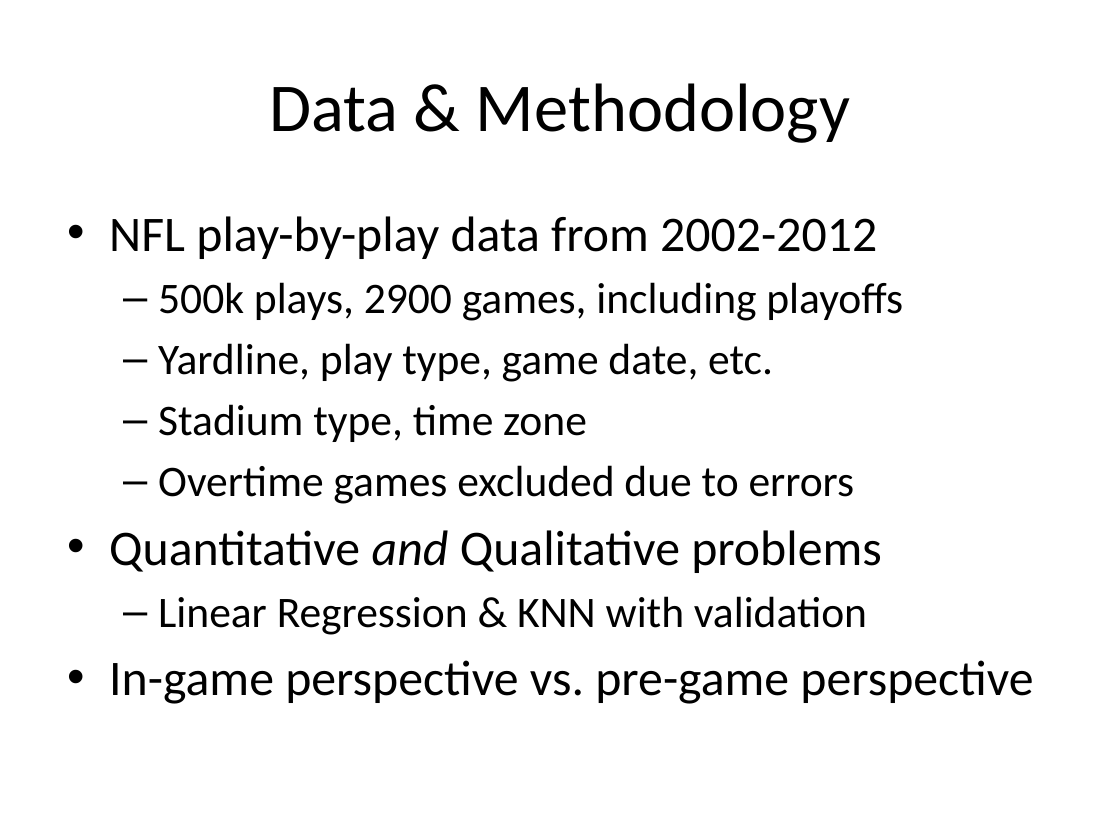
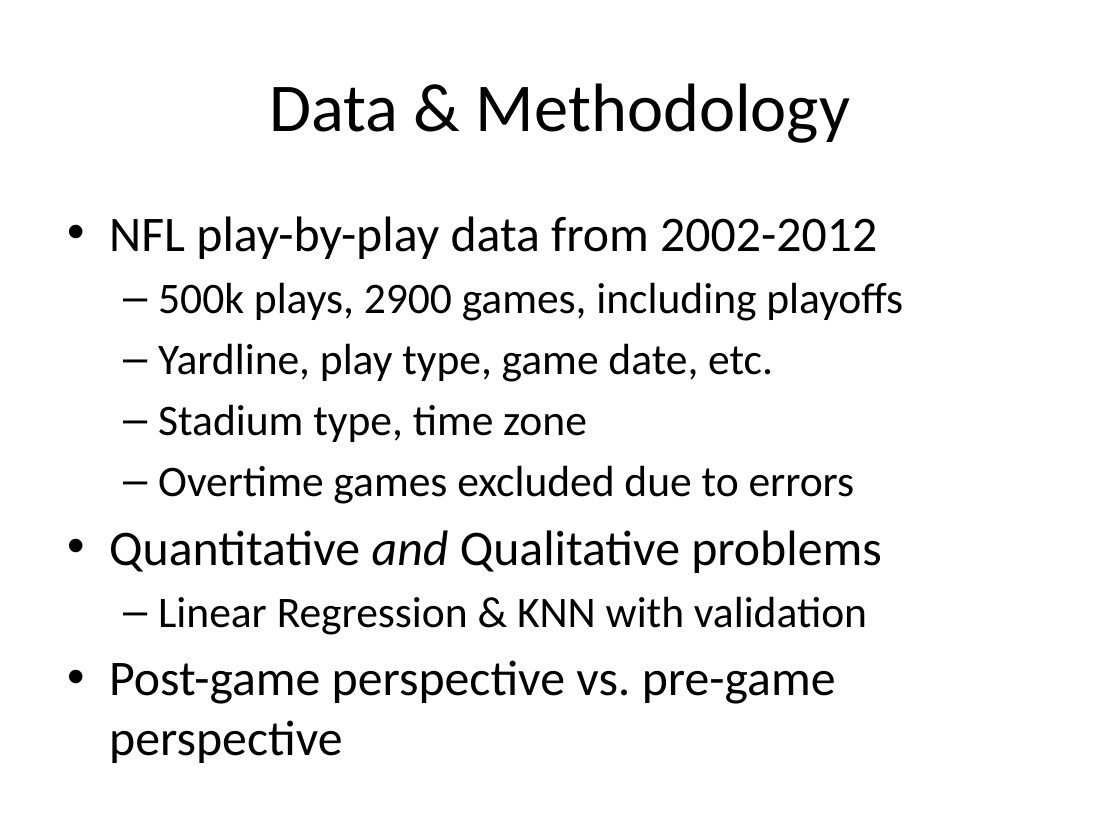
Before and after one commit to Patdog86/GA_NFL, a slide deck: slide 3 of Understanding the NFL.pptx. Drawn at 1120x840 pixels with LibreOffice and Linux fonts; fonts in the diff are those of the drawing; background and template pictures are left out. Boxes give left, top, right and bottom in pixels: in the first picture for what was removed or moved away, otherwise in the second. Text is boxed around its words. In the diff, an @@ line names an element or a change of style, - is before the commit and + after.

```diff
--- a/Understanding the NFL.pptx
+++ b/Understanding the NFL.pptx
@@ text at [109, 660, 836, 763]: text changed @@
-• In-game perspective vs. pre-game perspective
+• Post-game perspective vs. pre-game perspective
```
Also in this commit, not shown: 4 other slides changed, 3 other files.
